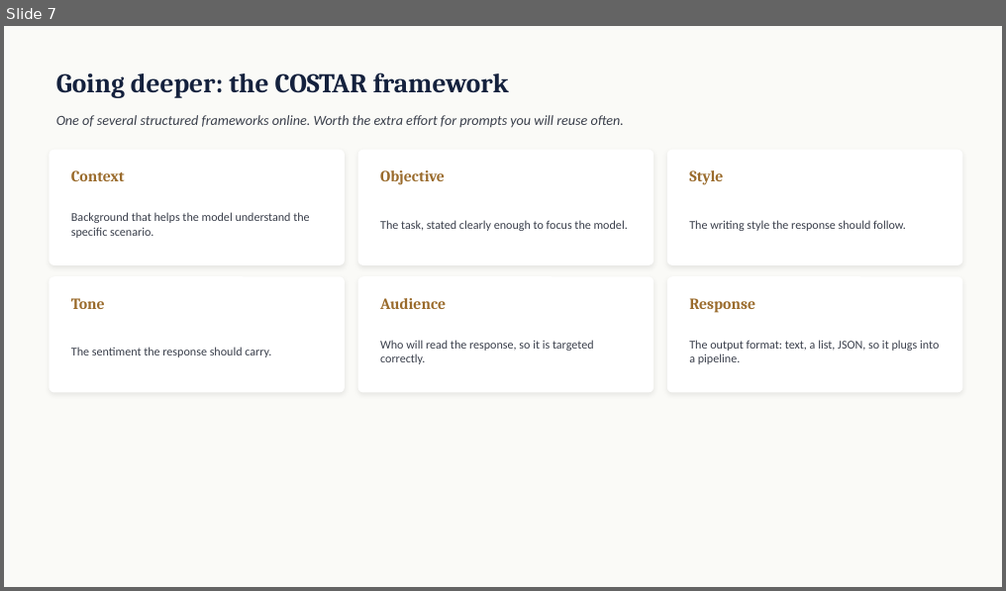
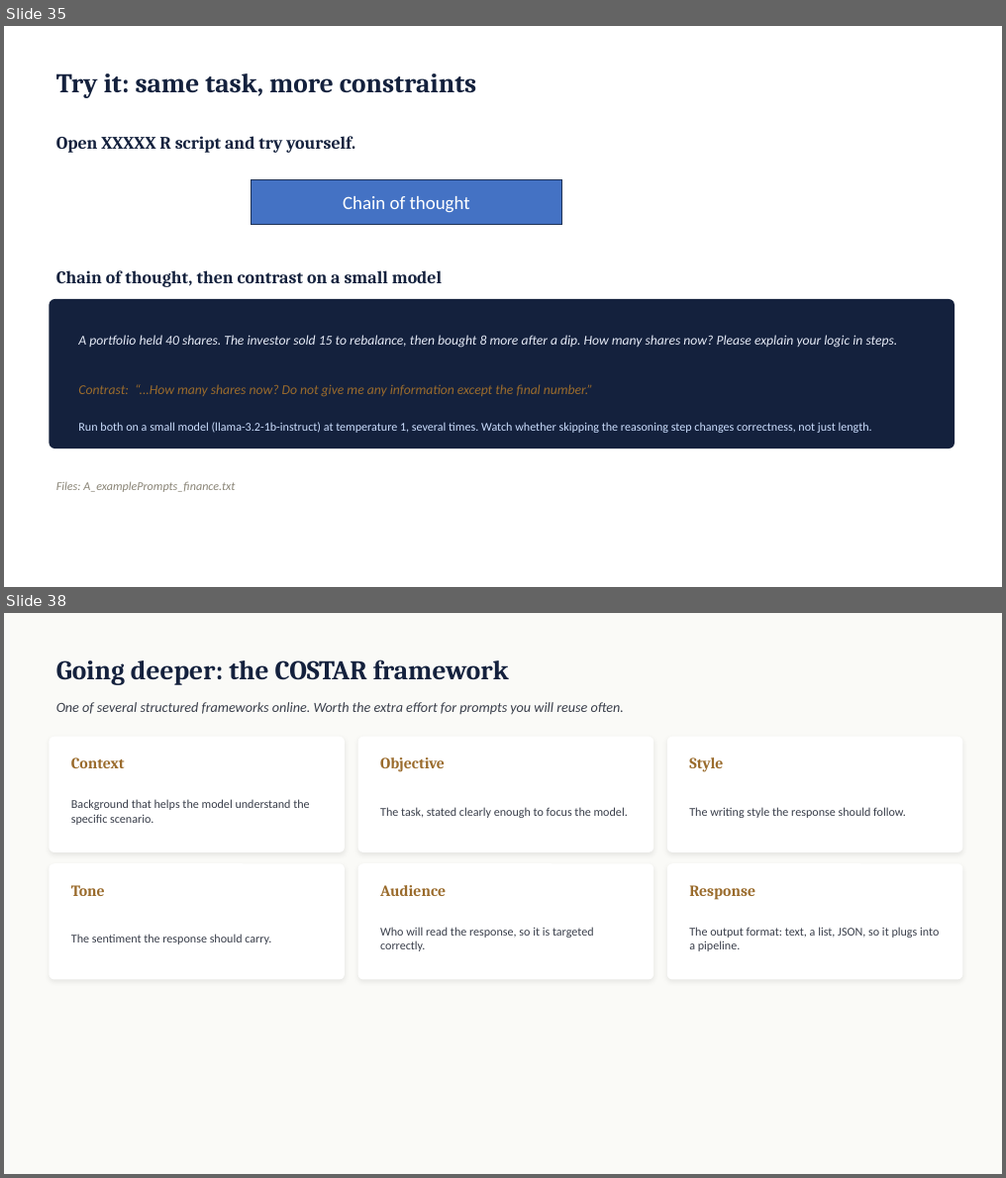
Before and after one commit to kwartler/vienna-genai-finance-course, a slide deck: lessons/day1/wip/prompt_engineering_system_prompts.pptx. Shown one above the other, each under a label of ours: slide 7 before the commit, slides 35 and 38 after it; the slides between them are not shown. The pictures are 1006x591 and 1006x1178 pixels, drawn with LibreOffice and Linux fonts; fonts in the diff are those of the drawing. Boxes give left, top, right and bottom in pixels: in the first picture for what was removed or moved away, otherwise in the second. Text is boxed around its words. In the diff, an @@ line names an element or a change of style, - is before the commit and + after.

```diff
--- a/lessons/day1/wip/prompt_engineering_system_prompts.pptx
+++ b/lessons/day1/wip/prompt_engineering_system_prompts.pptx
@@ slide 35 added at box(4, 26, 1002, 587), background #FFFFFF @@
@@ text added at box(56, 74, 476, 98), 26 pt, text #14213D, bold @@
+Try it: same task, more constraints
@@ text added at box(56, 136, 355, 153), 17 pt, text #14213D, bold @@
+Open XXXXX R script and try yourself.
@@ rectangle added at box(252, 179, 561, 224), fill #4472C4, outline #1E3256 1 pt, 18 pt, text #FFFFFF @@
+Chain of thought
@@ text added at box(56, 271, 442, 287), 17 pt, text #14213D, bold @@
+Chain of thought, then contrast on a small model
@@ rounded rectangle added at box(49, 299, 954, 449), fill #14213D @@
@@ text added at box(78, 335, 898, 348), 13 pt, text #E4E9F5, italic @@
+A portfolio held 40 shares. The investor sold 15 to rebalance, then bought 8 more after a dip. How many shares now? Please explain your logic in steps.
@@ text added at box(78, 384, 593, 396), 13 pt, text #9A6B2C, italic @@
+Contrast: “...How many shares now? Do not give me any information except the final number.”
@@ text added at box(78, 422, 872, 433), 11.5 pt, text #CADCFC @@
+Run both on a small model (llama-3.2-1b-instruct) at temperature 1, several times. Watch whether skipping the reasoning step changes correctness, not just length.
@@ text added at box(56, 481, 235, 492), 11.5 pt, text #8A8577, italic @@
+Files: A_examplePrompts_finance.txt
@@ what was slide 7 is now slide 38 @@
```
Also in this commit, not shown: 4 slides changed, 30 other slides added, 33 other files.
